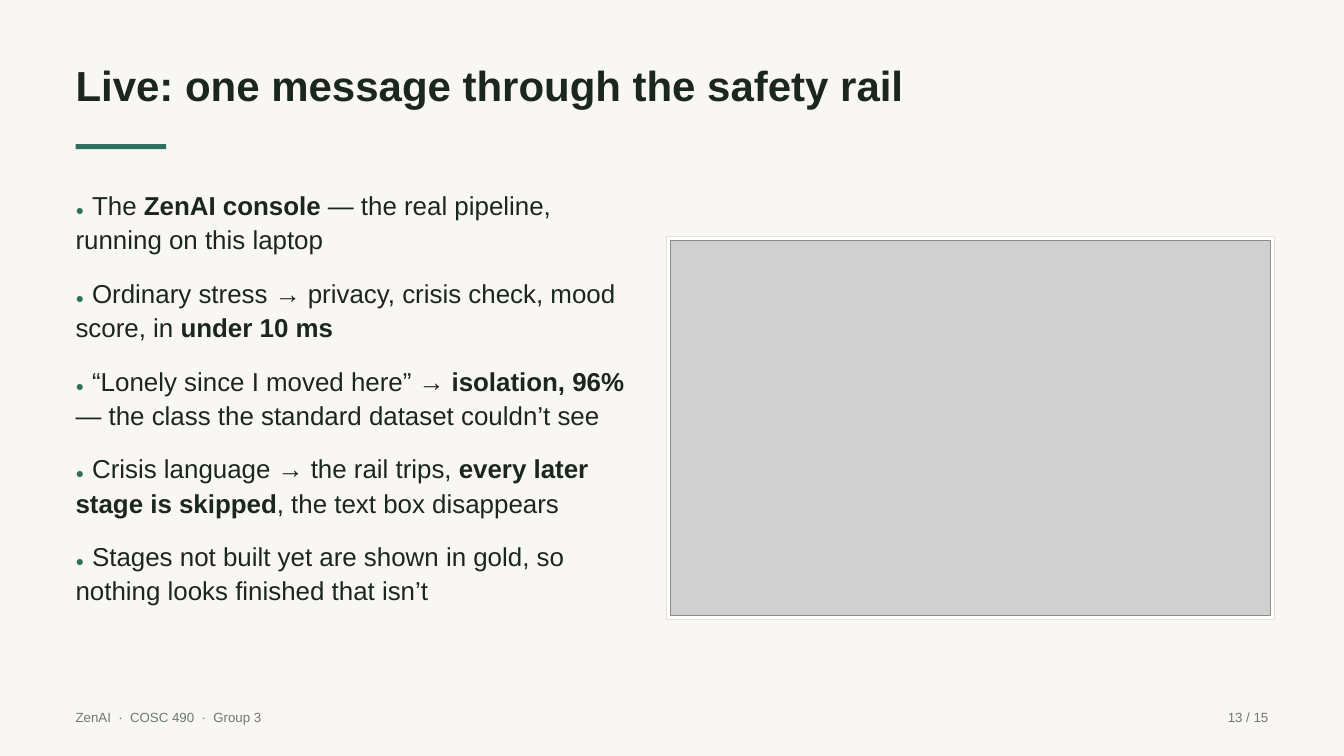
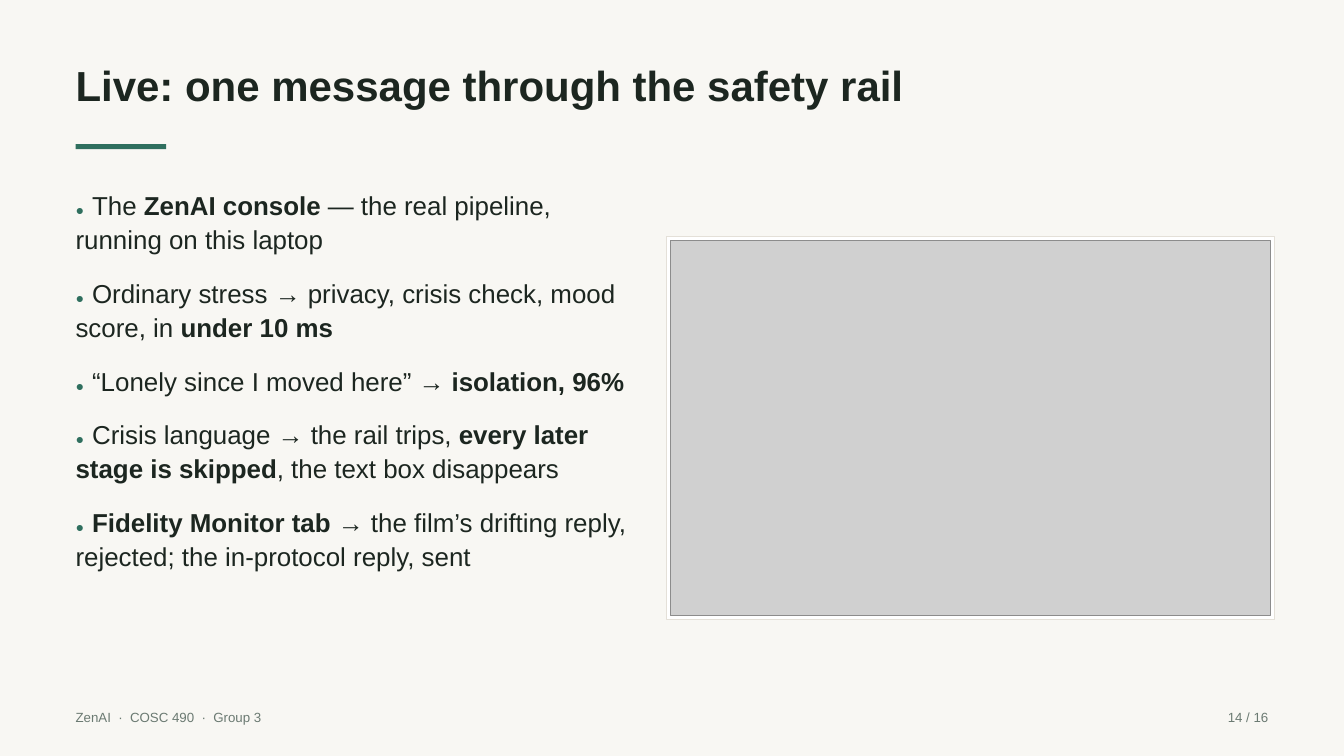
Before and after one commit to Chinonsocheq21/Zenai, a slide deck: slide 14 of presentations/ZenAI-Midterm-Oct15.pptx (slide 13 before the commit). Drawn at 1344x756 pixels with LibreOffice and Linux fonts; fonts in the diff are those of the drawing; grey boxes stand for pictures. Boxes give left, top, right and bottom in pixels: in the first picture for what was removed or moved away, otherwise in the second. Text is boxed around its words. In the diff, an @@ line names an element or a change of style, - is before the commit and + after.

Commit message:
Train the Fidelity Monitor's drift detector, and put it in the console
The contribution moves from designed to partly built.

training/train_drift.py trains on ESConv: 18,153 supporter replies from 1,300
emotional-support conversations, each hand-labelled with the strategy it uses.
Two of those strategies are exactly the moves the monitor exists to catch —
"Providing Suggestions" is advice-giving, "Affirmation and Reassurance" is
reassurance.

Split by CONVERSATION, not by reply, so no conversation is in both training
and test. Held-out macro-F1 0.590 against a 0.269 majority baseline; the same
model split by reply would have reported 0.612. We report the honest one.

The monitor scores a draft sentence by sentence and flags a move if any
sentence makes it — a reply like the film's carries two moves in two
sentences, and scored whole they blur below both thresholds. Thresholds were
chosen on held-out conversations and lean toward recall (advice >= 0.40:
recall 0.77; reassurance >= 0.45: recall 0.60), because a false flag costs one
rewrite and a miss puts drift in front of a student.

On the film's own examples: the drifting reply is rejected for advice AND
reassurance, with the sentence carrying each; the in-protocol reply passes; a
plain reflection passes. Diagnosis has no labelled data and is reported as
"not detected yet" rather than as clear.

- POST /fidelity/check, warmed at startup
- console: a Fidelity Monitor tab — paste a draft, see the verdict and the
  sentence that drifted
- tests/test_fidelity.py pins the film's examples (skipped where untrained)
- setup.sh fetches ESConv and trains the detector
- deck: the Fidelity slide shows the real console; a new results slide

```diff
--- a/presentations/ZenAI-Midterm-Oct15.pptx
+++ b/presentations/ZenAI-Midterm-Oct15.pptx
@@ text at <box>92,372,624,397</box>: text changed @@
-● “Lonely since I moved here” → isolation, 96% — the class the standard dataset couldn’t see
+● “Lonely since I moved here” → isolation, 96%
@@ text at <box>76,513,626,572</box>: text changed @@
-● Stages not built yet are shown in gold, so nothing looks finished that isn’t
+● Fidelity Monitor tab → the film’s drifting reply, rejected; the in-protocol reply, sent
@@ text at <box>1228,713,1269,722</box>: text changed @@
-13 / 15
+14 / 16
```
Also in this commit, not shown: 12 other slides changed, 1 slide added, 19 other files.
